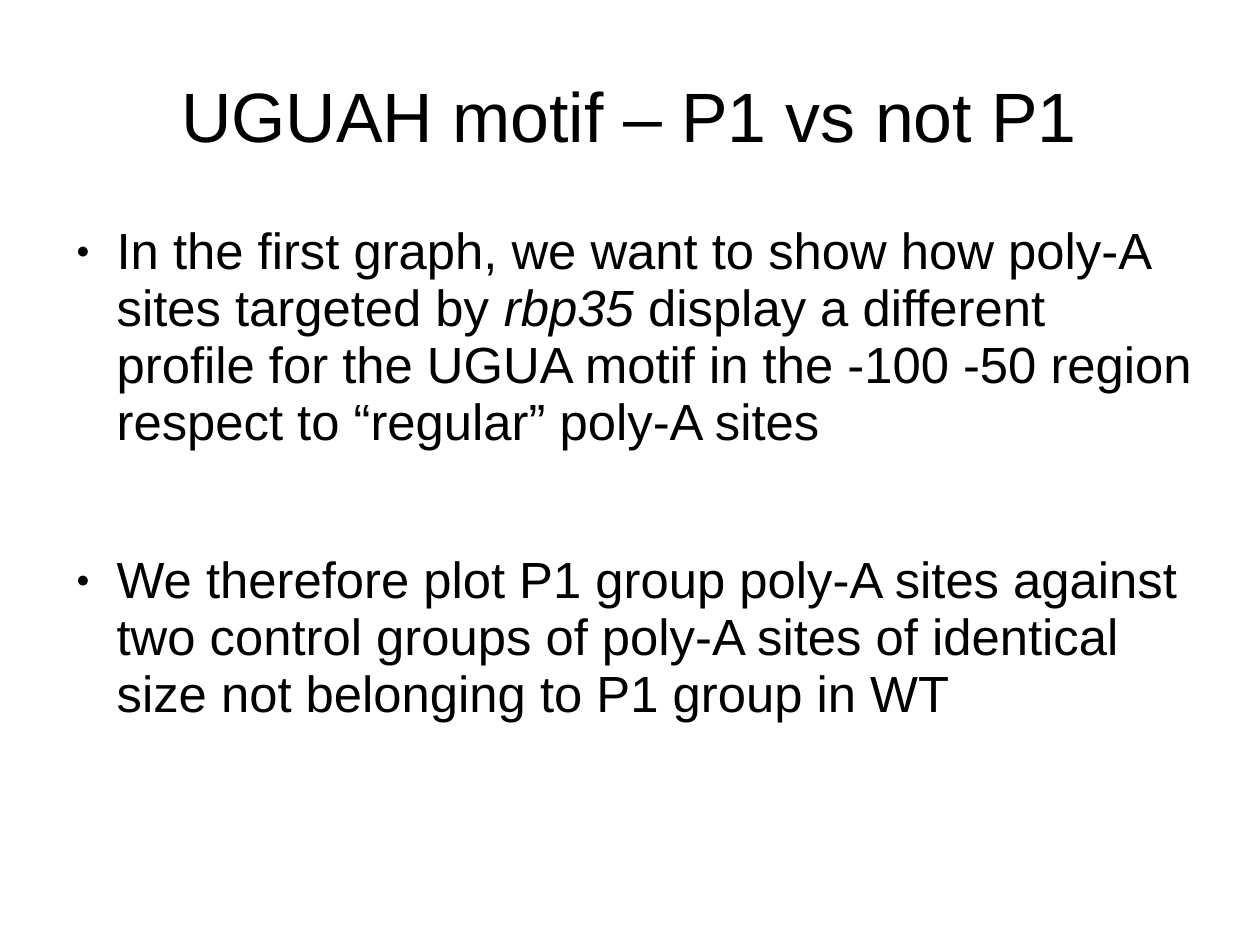
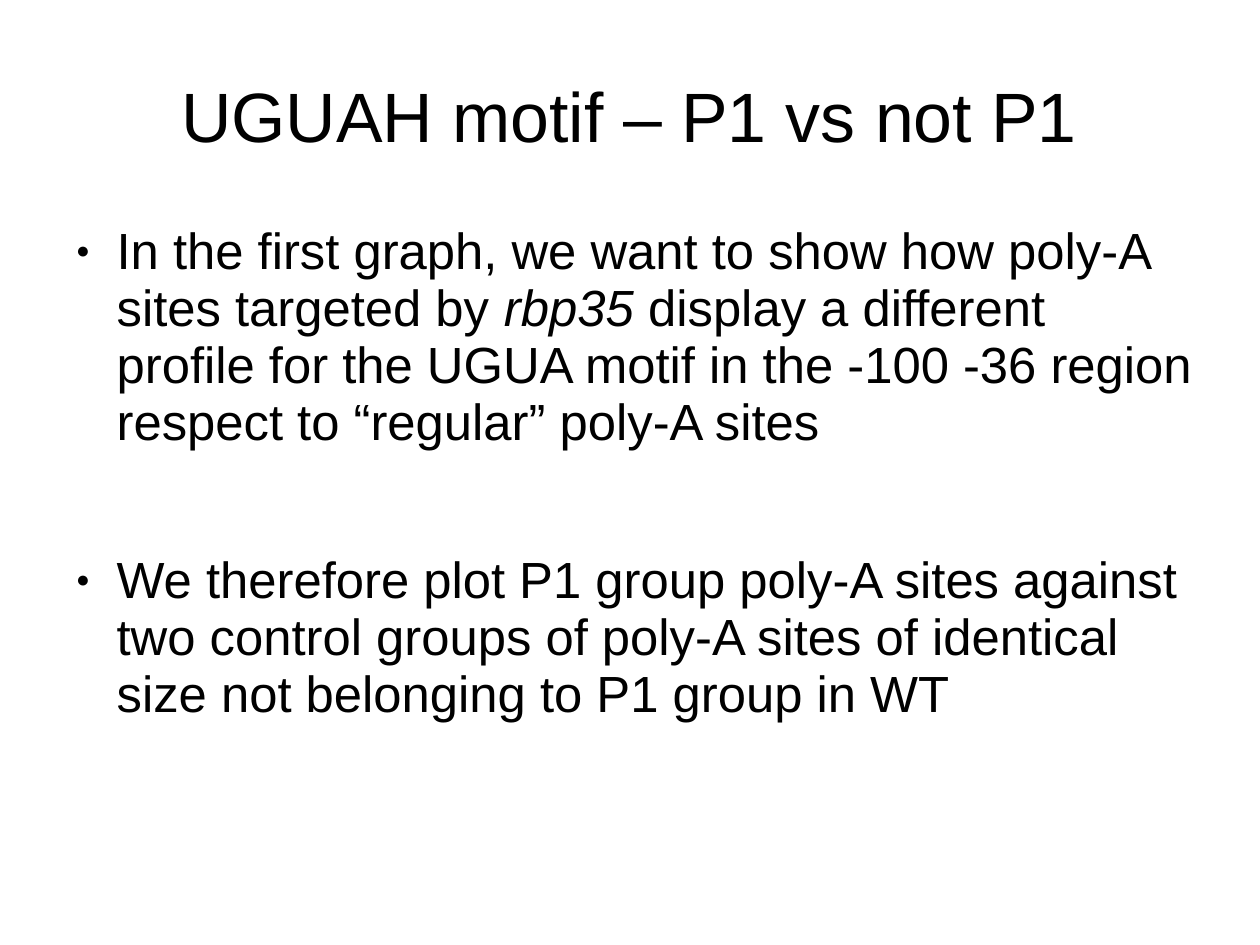
Before and after one commit to wilkinsonlab/m-oryzae-polya, a slide deck: slide 37 of oryzae_data.odp (slide 33 before the commit). Drawn at 1260x945 pixels with LibreOffice and Linux fonts; fonts in the diff are those of the drawing. Boxes give left, top, right and bottom in pixels: in the first picture for what was removed or moved away, otherwise in the second. Text is boxed around its words. In the diff, an @@ line names an element or a change of style, - is before the commit and + after.

```diff
--- a/oryzae_data.odp
+++ b/oryzae_data.odp
@@ text at box(117, 232, 1192, 450): text changed @@
-● In the first graph, we want to show how poly-A sites targeted by rbp35 display a different profile for the UGUA motif in the -100 -50 region respect to “regular” poly-A sites
+● In the first graph, we want to show how poly-A sites targeted by rbp35 display a different profile for the UGUA motif in the -100 -36 region respect to “regular” poly-A sites
```
Also in this commit, not shown: 10 other slides changed, 6 slides added, 1 slide removed, 3 other files.
